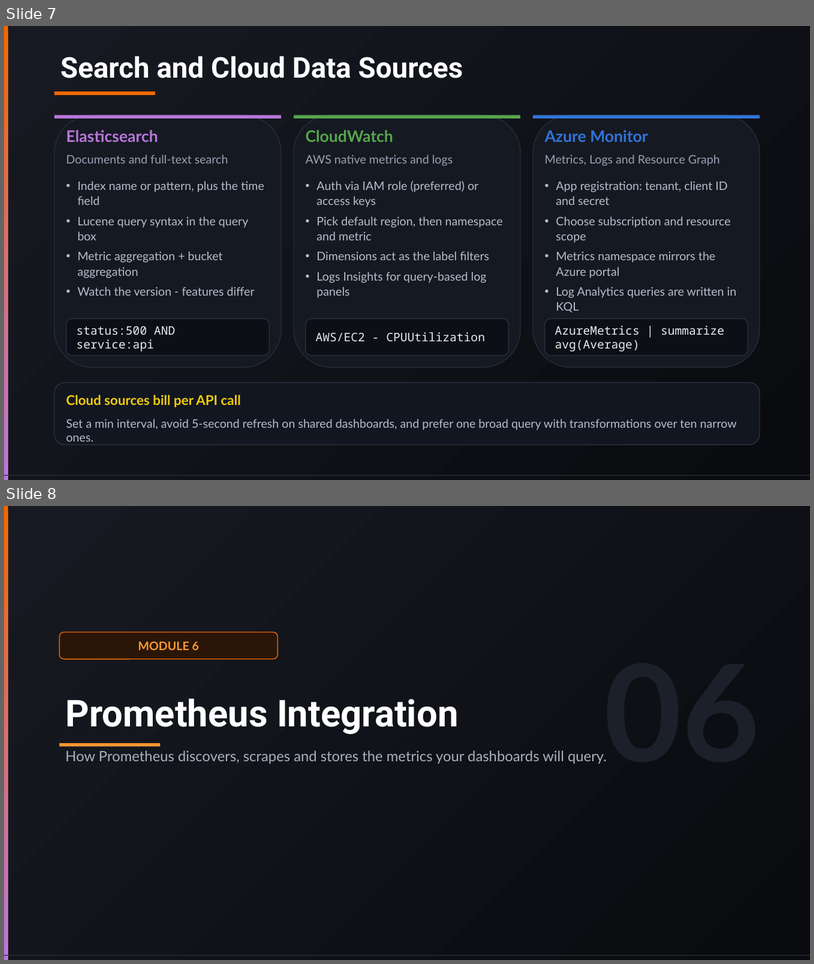
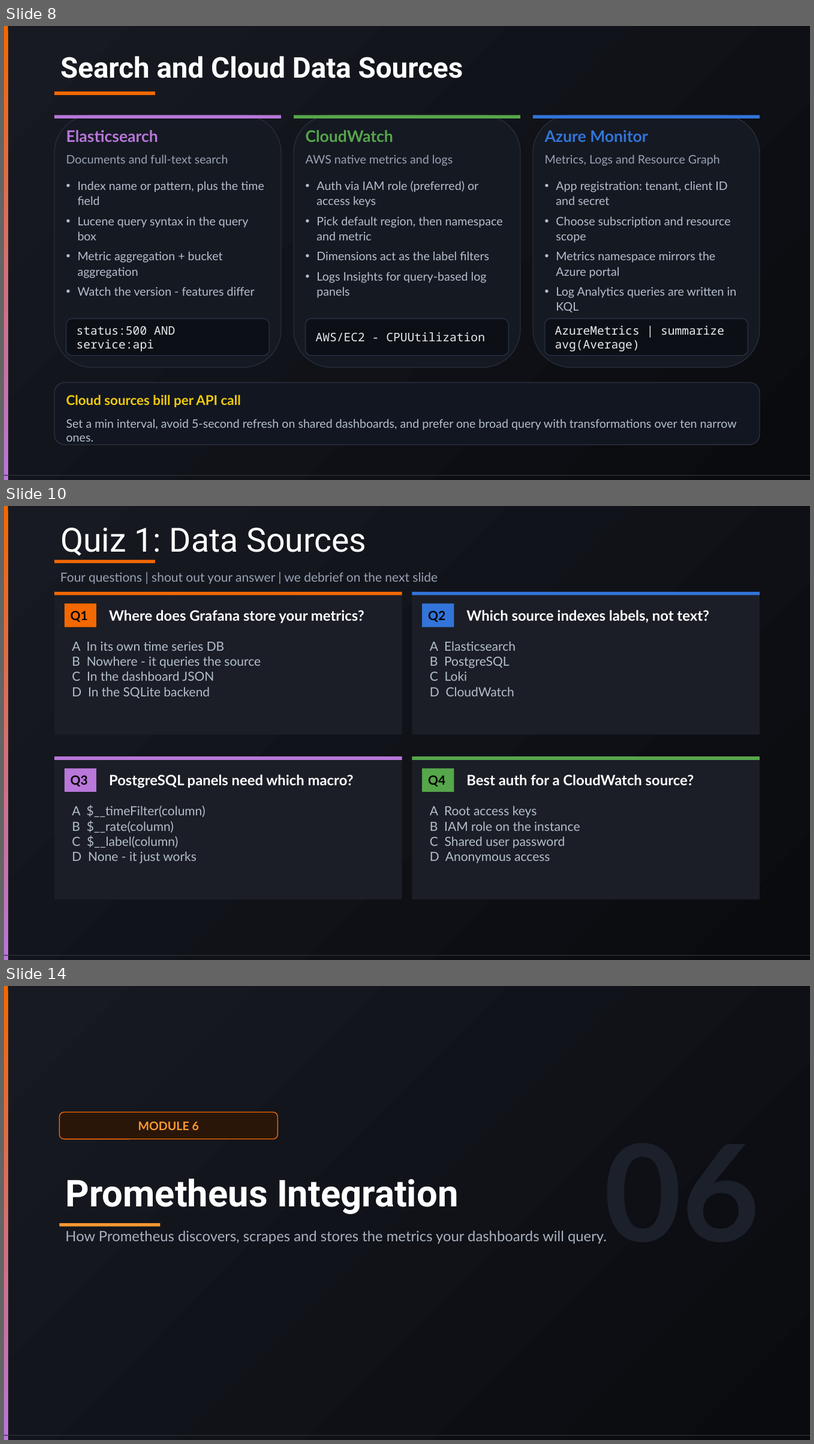
Before and after one commit to vikash-verma-profile/garfana-August-2026, a slide deck: Day-2/Day-2.pptx. Shown one above the other, each under a label of ours: slides 7 and 8 before the commit, slides 8, 10 and 14 after it; the slides between them are not shown. The pictures are 814x964 and 814x1444 pixels, drawn with LibreOffice and Linux fonts; fonts in the diff are those of the drawing. Boxes give left, top, right and bottom in pixels: in the first picture for what was removed or moved away, otherwise in the second. Text is boxed around its words. In the diff, an @@ line names an element or a change of style, - is before the commit and + after.

```diff
--- a/Day-2/Day-2.pptx
+++ b/Day-2/Day-2.pptx
@@ slide 10 added at (4,506,810,960), background gradient #171A22 to #0A0B0F; not listed: 2 template elements that a slide beside it also shows @@
@@ title added at (60,528,366,560), 39.6 pt, text #FFFFFF @@
+Quiz 1: Data Sources
@@ rectangle added at (54,560,155,564), fill #F46800 @@
@@ text added at (60,572,438,584), 15 pt, text #98A2B3 @@
+Four questions | shout out your answer | we debrief on the next slide
@@ rectangle added at (54,592,402,735), fill #1B1E26 @@
@@ rectangle added at (54,592,402,595), fill #F46800 @@
@@ rectangle added at (413,592,760,735), fill #1B1E26 @@
@@ rectangle added at (413,592,760,595), fill #3274D9 @@
@@ rectangle added at (65,603,96,627), fill #F46800, 15 pt, text #000000, bold @@
+Q1
@@ text added at (109,610,365,623), 17 pt, text #FFFFFF, bold @@
+Where does Grafana store your metrics?
@@ rectangle added at (423,603,455,627), fill #3274D9, 15 pt, text #000000, bold @@
+Q2
@@ text added at (467,610,710,622), 17 pt, text #FFFFFF, bold @@
+Which source indexes labels, not text?
@@ text added at (72,641,261,698), 15 pt, text #B4BECC @@
+A In its own time series DB
+B Nowhere - it queries the source
+C In the dashboard JSON
+D In the SQLite backend
@@ text added at (430,641,516,696), 15 pt, text #B4BECC @@
+A Elasticsearch
+B PostgreSQL
+C Loki
+D CloudWatch
@@ rectangle added at (54,756,402,899), fill #1B1E26 @@
@@ rectangle added at (54,756,402,760), fill #B877D9 @@
@@ rectangle added at (413,756,760,899), fill #1B1E26 @@
@@ rectangle added at (413,756,760,760), fill #56A64B @@
@@ rectangle added at (65,768,96,792), fill #B877D9, 15 pt, text #000000, bold @@
+Q3
@@ text added at (109,774,354,788), 17 pt, text #FFFFFF, bold @@
+PostgreSQL panels need which macro?
@@ rectangle added at (423,768,455,792), fill #56A64B, 15 pt, text #000000, bold @@
+Q4
@@ text added at (467,774,695,785), 17 pt, text #FFFFFF, bold @@
+Best auth for a CloudWatch source?
@@ text added at (72,805,206,863), 15 pt, text #B4BECC @@
+A $__timeFilter(column)
+B $__rate(column)
+C $__label(column)
+D None - it just works
@@ text added at (430,805,580,863), 15 pt, text #B4BECC @@
+A Root access keys
+B IAM role on the instance
+C Shared user password
+D Anonymous access
@@ what was slide 7 is now slide 8 @@
@@ what was slide 8 is now slide 14 @@
```
Also in this commit, not shown: 2 slides changed, 14 other slides added, 19 other files.
